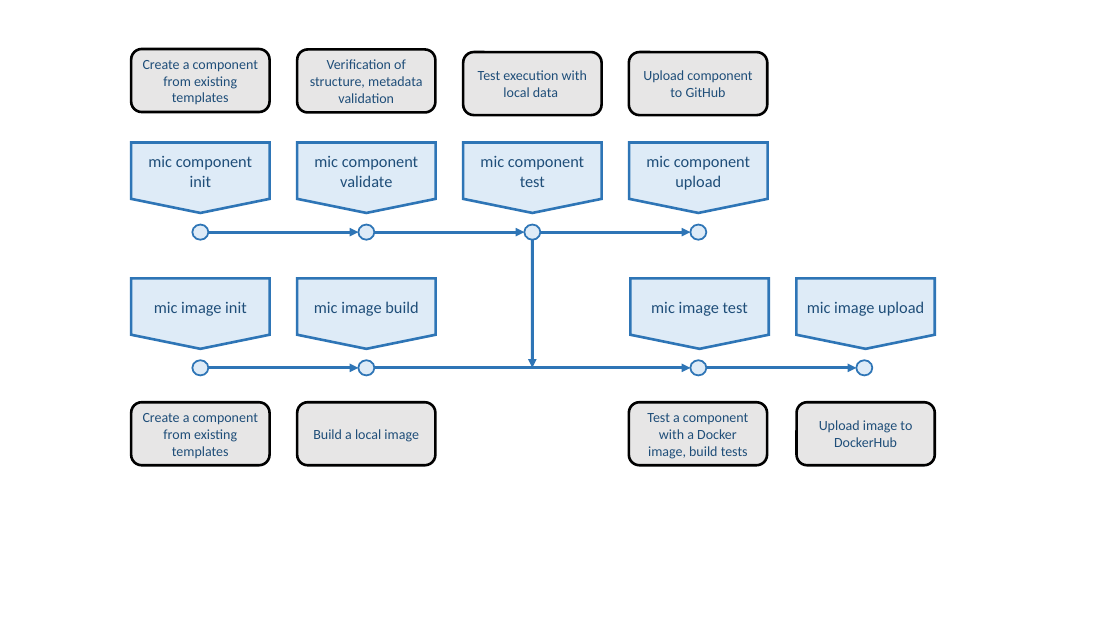
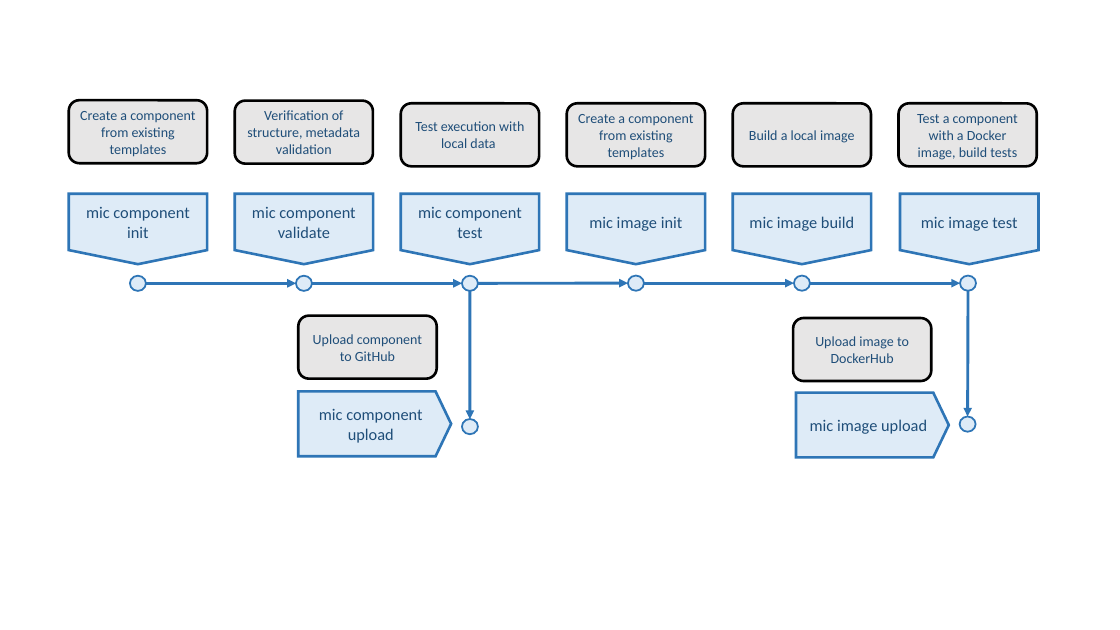
Before and after one commit to mintproject/mic, a slide deck: slide 1 of docs/figures/mic_flow.pptx. Drawn at 1120x630 pixels with LibreOffice and Linux fonts; fonts in the diff are those of the drawing. Boxes give left, top, right and bottom in pixels: in the first picture for what was removed or moved away, otherwise in the second. Text is boxed around its words. In the diff, an @@ line names an element or a change of style, - is before the commit and + after.

```diff
--- a/docs/figures/mic_flow.pptx
+++ b/docs/figures/mic_flow.pptx
@@ rounded rectangle "Create a component from existing ...": place and size @@
-rounded rectangle "Create a component from existing ..." at <box>131,402,270,465</box>
+rounded rectangle "Create a component from existing ..." at <box>567,103,706,166</box>
@@ rounded rectangle "Build a local image": place and size @@
-rounded rectangle "Build a local image" at <box>297,402,436,465</box>
+rounded rectangle "Build a local image" at <box>733,103,871,166</box>
@@ rounded rectangle "Test a component with a ...": place and size @@
-rounded rectangle "Test a component with a ..." at <box>629,402,768,465</box>
+rounded rectangle "Test a component with a ..." at <box>899,103,1038,166</box>
@@ flow chart offpage connector "mic image test": place and size @@
-flow chart offpage connector "mic image test" at <box>630,278,769,349</box>
+flow chart offpage connector "mic image test" at <box>900,194,1038,265</box>
@@ 2 flow chart offpage connectors, 2 rounded rectangles, 2 ellipses, 2 arrows: place and size @@
-2 flow chart offpage connectors, 2 rounded rectangles, 2 ellipses, 2 arrows at <box>131,49,691,239</box>
+2 flow chart offpage connectors, 2 rounded rectangles, 2 ellipses, 2 arrows at <box>69,100,628,291</box>
@@ 2 arrows, 1 flow chart offpage connector, 1 rounded rectangle, 1 ellipse: place and size @@
-2 arrows, 1 flow chart offpage connector, 1 rounded rectangle, 1 ellipse at <box>297,50,533,368</box>
+2 arrows, 1 flow chart offpage connector, 1 rounded rectangle, 1 ellipse at <box>234,101,470,419</box>
@@ 2 flow chart offpage connectors, 2 ellipses, 1 arrow: place and size @@
-2 flow chart offpage connectors, 2 ellipses, 1 arrow at <box>131,278,436,376</box>
+2 flow chart offpage connectors, 2 ellipses, 1 arrow at <box>567,194,871,291</box>
@@ arrow moved from (375, 368) - (691, 368) to (810, 283) - (960, 283) @@
@@ ellipse: place and size @@
-ellipse at <box>691,360,707,376</box>
+ellipse at <box>960,276,976,291</box>
@@ arrow moved from (707, 368) - (856, 368) to (968, 291) - (968, 417) @@
@@ rounded rectangle "Upload component to GitHub": place and size @@
-rounded rectangle "Upload component to GitHub" at <box>629,52,768,115</box>
+rounded rectangle "Upload component to GitHub" at <box>298,316,437,379</box>
@@ rounded rectangle "Upload image to DockerHub": place and size @@
-rounded rectangle "Upload image to DockerHub" at <box>797,402,935,465</box>
+rounded rectangle "Upload image to DockerHub" at <box>793,318,932,381</box>
@@ pentagon arrow "mic component upload" at <box>298,392,451,456</box>: flow chart offpage connector to pentagon arrow @@
@@ pentagon arrow "mic component upload": place and size @@
-pentagon arrow "mic component upload" at <box>629,143,768,213</box>
+pentagon arrow "mic component upload" at <box>298,392,451,456</box>
@@ ellipse: place and size @@
-ellipse at <box>691,224,707,239</box>
+ellipse at <box>462,419,478,434</box>
@@ pentagon arrow "mic image upload": place and size @@
-pentagon arrow "mic image upload" at <box>797,278,935,349</box>
+pentagon arrow "mic image upload" at <box>797,392,949,457</box>
@@ pentagon arrow "mic image upload" at <box>797,392,949,457</box>: flow chart offpage connector to pentagon arrow @@
@@ ellipse: place and size @@
-ellipse at <box>856,360,872,376</box>
+ellipse at <box>960,417,975,432</box>
```
Also in this commit, not shown: 2 other files.
